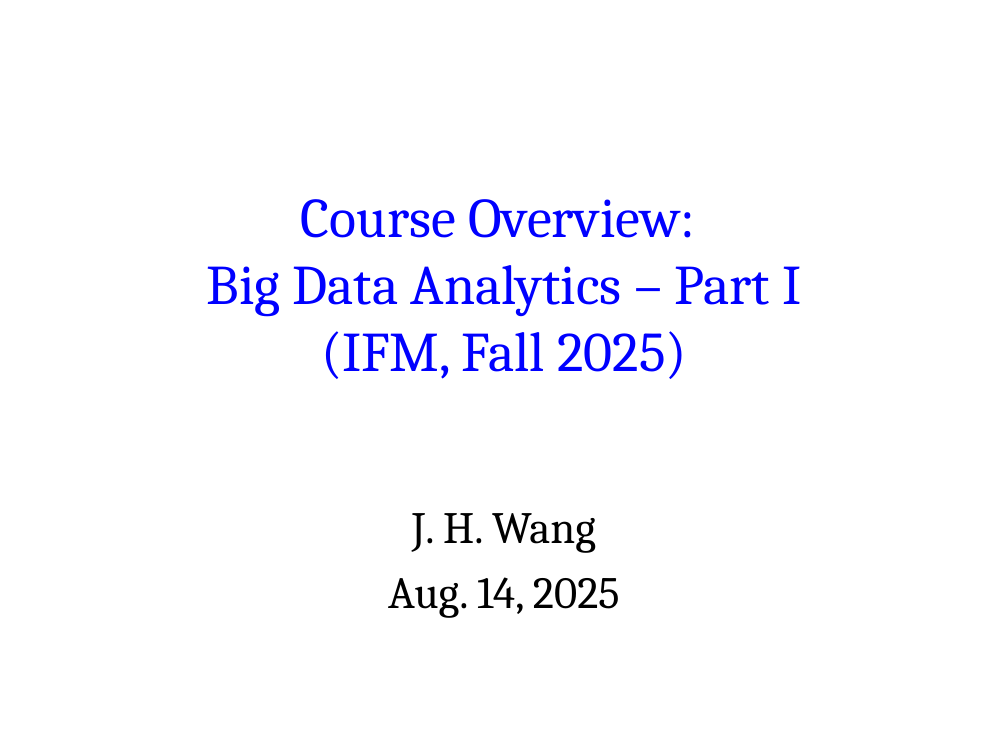
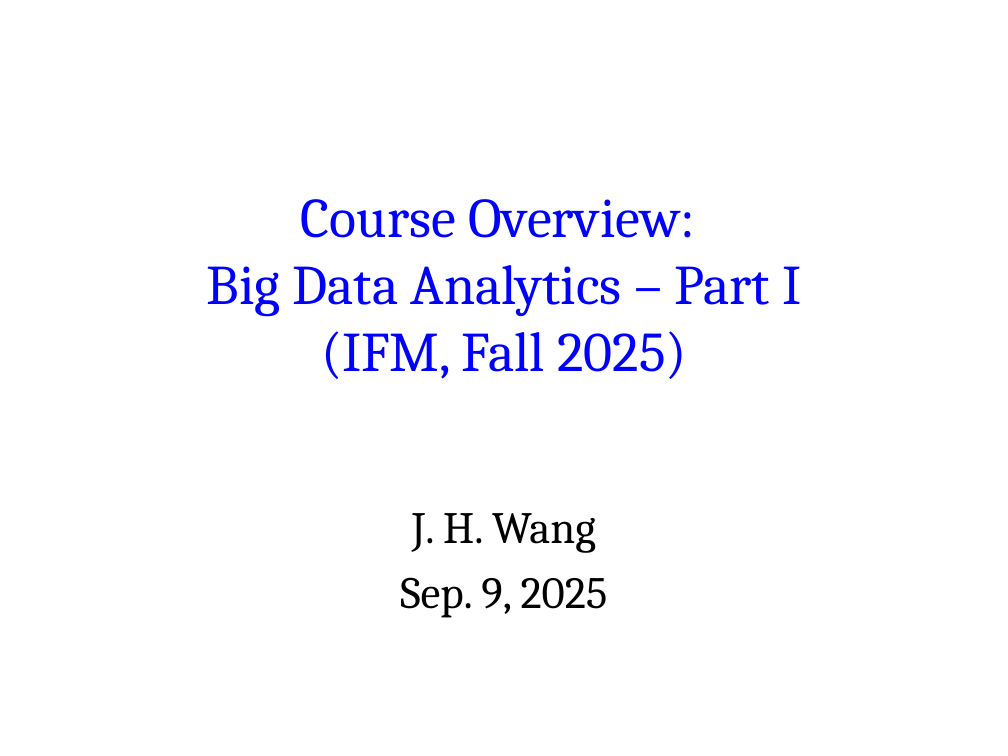
Before and after one commit to chriswjh/chriswjh.github.io, a slide deck: slide 1 of BDA_IFM/00-overview.ppt. Drawn at 1008x756 pixels with LibreOffice and Linux fonts; fonts in the diff are those of the drawing. Boxes give left, top, right and bottom in pixels: in the first picture for what was removed or moved away, otherwise in the second. Text is boxed around its words. In the diff, an @@ line names an element or a change of style, - is before the commit and + after.

```diff
--- a/BDA_IFM/00-overview.ppt
+++ b/BDA_IFM/00-overview.ppt
@@ subtitle at [400,577,608,618]: text changed @@
-Aug. 14, 2025
+Sep. 9, 2025
```
Also in this commit, not shown: 3 other slides changed.
